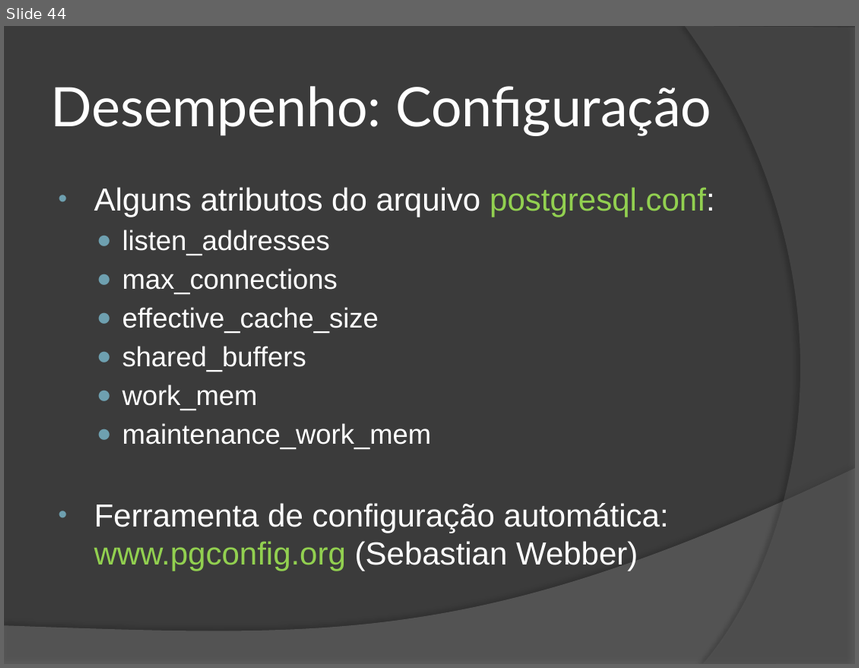
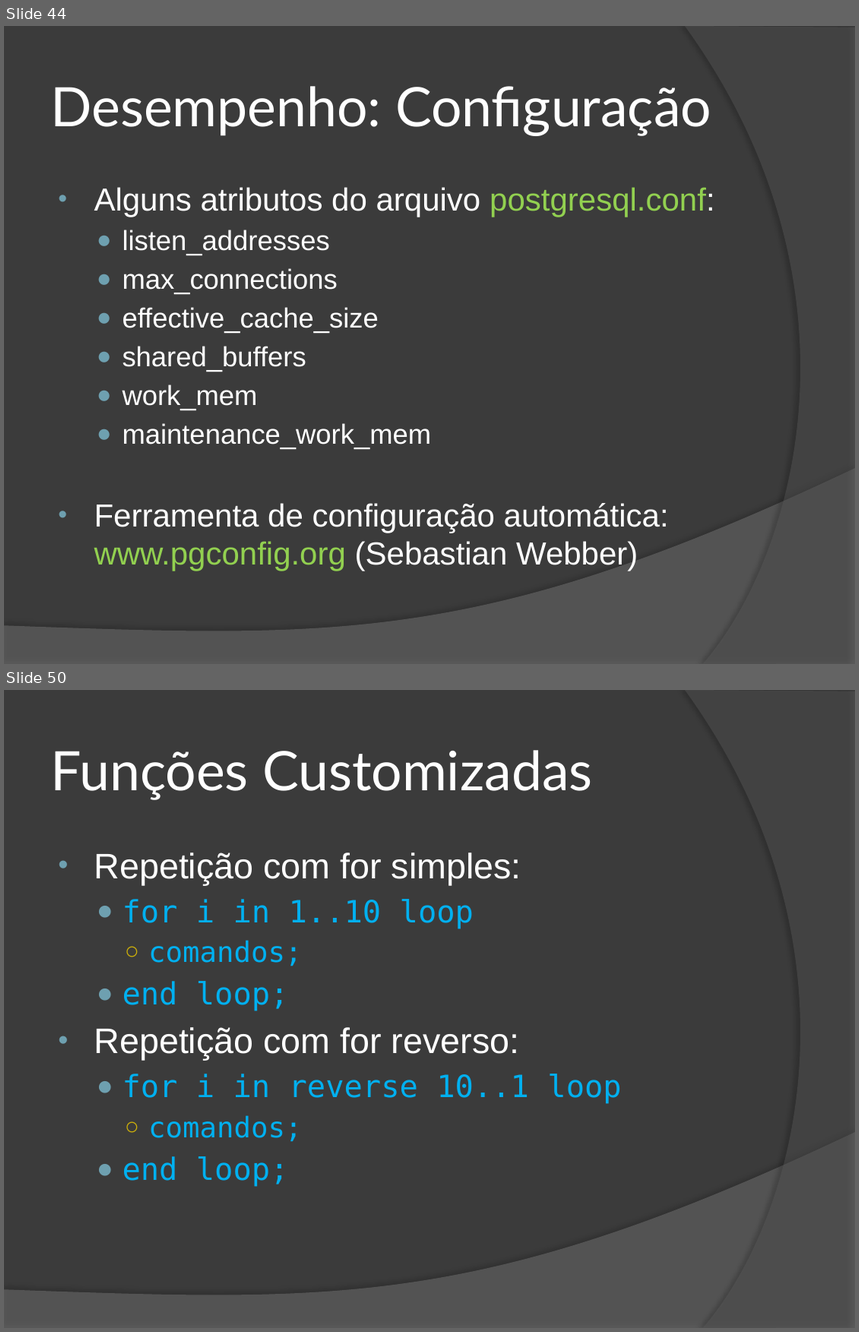
Before and after one commit to wind39/wind39.github.io, a slide deck: curso/modulo3capitulo5.pptx. Shown one above the other, each under a label of ours: slide 44 before the commit, slides 44 and 50 after it; the slides between them are not shown. The pictures are 859x668 and 859x1332 pixels, drawn with LibreOffice and Linux fonts; fonts in the diff are those of the drawing. Boxes give left, top, right and bottom in pixels: in the first picture for what was removed or moved away, otherwise in the second. Text is boxed around its words. In the diff, an @@ line names an element or a change of style, - is before the commit and + after.

```diff
--- a/curso/modulo3capitulo5.pptx
+++ b/curso/modulo3capitulo5.pptx
@@ slide 50 added at [4, 690, 855, 1328], background #3B3B3B; not listed: 2 template elements that a slide beside it also shows @@
@@ title added at [51, 750, 593, 800], 46 pt, text #FFFFFF @@
+Funções Customizadas
@@ text added at [94, 853, 621, 1187], 26 pt, text #00B0F0 @@
+• Repetição com for simples:
+  ● for i in 1..10 loop
+    ○ comandos;
+  ● end loop;
+• Repetição com for reverso:
+  ● for i in reverse 10..1 loop
+    ○ comandos;
+  ● end loop;
```
Also in this commit, not shown: 2 slides changed, 7 other slides added, 2 other files.
